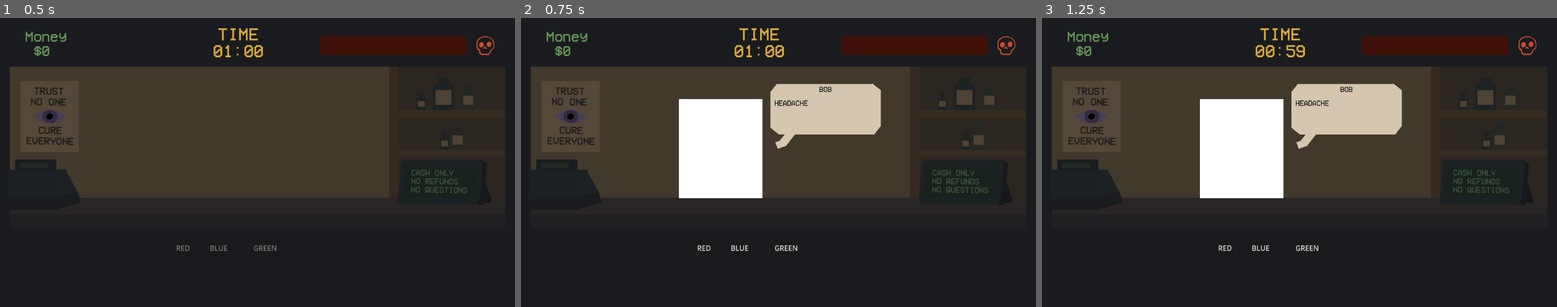
Above: before the commit, frames 1-3 (left to right).
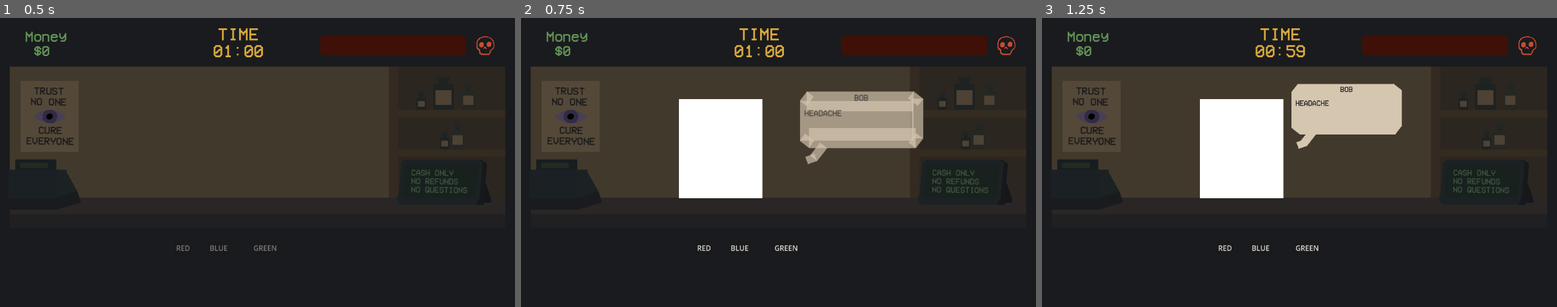
Above: after the commit, the same moments.

Repository: etper/running-a-shop
Game: Godot game, scene res://main.tscn
Same seed, same stepped clock (60 frames per second), same inputs: the game is played once before the commit and once after it.
Inputs:
- Up to frame 1 (0.5 s): no input
- Up to frame 2 (0.75 s): tap Enter at 0.5 s
- Up to frame 3 (1.25 s): no input

Frame 1 is identical in both runs. In frame 2, 5.4% of the frame differs, in the area x 48-79%, y 22-51%; in frame 3, nothing differs.

Commit message:
appear animation

Diff:
--- a/main.gd
+++ b/main.gd
@@ -2,7 +2,7 @@
 
 var can_input = true
 
-@onready var symptom_label = $CustomerPanel/SymptomLabel
+@onready var symptom_label = $Art/SpeechBubble/CustomerPanel/SymptomLabel
 @onready var money_label = $MoneyLabel
 @onready var suspicion_bar = $SuspicionBar
 @onready var timer_label = $TimerLabel
@@ -13,7 +13,7 @@
 @onready var final_money_label = $GameOverUI/Panel/FinalMoneyLabel
 @onready var timer = $Timer
 
-@onready var customer_name_label = $CustomerPanel/CustomerNameLabel
+@onready var customer_name_label = $Art/SpeechBubble/CustomerPanel/CustomerNameLabel
 
 @onready var flash_rect = $FlashRect
 @onready var feedback_label = $FeedbackLabel
@@ -269,14 +269,43 @@
 	can_input = false
 	set_buttons_enabled(false)
 
-	$CustomerPanel.visible = false
+	$Art/SpeechBubble/CustomerPanel.visible = false
 	$Art/SpeechBubble.visible = false
 	$Art/Customer.visible = false
 
 func show_customer():
-	$CustomerPanel.visible = true
-	$Art/SpeechBubble.visible = true
+	$Art/SpeechBubble/CustomerPanel.visible = true
 	$Art/Customer.visible = true
+
+	var bubble = $Art/SpeechBubble
+
+	bubble.visible = true
+	bubble.scale = Vector2(0.7, 0.7)
+	bubble.modulate.a = 0.0
+
+	var tween = create_tween()
+	tween.set_parallel(true)
+
+	tween.tween_property(
+		bubble,
+		"scale",
+		Vector2(1.08, 1.08),
+		0.12
+	).set_trans(Tween.TRANS_BACK).set_ease(Tween.EASE_OUT)
+
+	tween.tween_property(
+		bubble,
+		"modulate:a",
+		1.0,
+		0.10
+	)
+
+	tween.chain().tween_property(
+		bubble,
+		"scale",
+		Vector2.ONE,
+		0.08
+	)
 
 	can_input = true
 	set_buttons_enabled(true)
--- a/main.tscn
+++ b/main.tscn
@@ -3,6 +3,9 @@
 [ext_resource type="Script" uid="uid://bed5gc53ljpou" path="res://main.gd" id="1_ig7tw"]
 [ext_resource type="Texture2D" uid="uid://cdicyyoytgkcl" path="res://uiMockup.png" id="2_0xm2m"]
 [ext_resource type="FontFile" uid="uid://dia843aiqe37u" path="res://VCR_OSD_MONO_1.001.ttf" id="3_h2yge"]
+
+[sub_resource type="StyleBoxFlat" id="StyleBoxFlat_lquwl"]
+bg_color = Color(0.60038817, 0.60038817, 0.60038817, 0)
 
 [sub_resource type="StyleBoxFlat" id="StyleBoxFlat_1bvp3"]
 bg_color = Color(0.24526796, 0.064710386, 0.028254725, 1)
@@ -18,9 +21,6 @@
 corner_radius_top_right = 8
 corner_radius_bottom_right = 8
 corner_radius_bottom_left = 8
-
-[sub_resource type="StyleBoxFlat" id="StyleBoxFlat_lquwl"]
-bg_color = Color(0.60038817, 0.60038817, 0.60038817, 0)
 
 [node name="Main" type="Node2D" unique_id=933541298]
 script = ExtResource("1_ig7tw")
@@ -392,6 +392,33 @@
 rotation = 2.2340214
 scale = Vector2(0.6273334, 0.62982166)
 color = Color(0.8352941, 0.7764706, 0.6901961, 1)
+
+[node name="CustomerPanel" type="Panel" parent="Art/SpeechBubble" unique_id=1546804177]
+offset_left = 558.0
+offset_top = 165.0
+offset_right = 805.0
+offset_bottom = 243.0
+theme_override_styles/panel = SubResource("StyleBoxFlat_lquwl")
+
+[node name="CustomerNameLabel" type="Label" parent="Art/SpeechBubble/CustomerPanel" unique_id=1103866607]
+layout_mode = 0
+offset_top = -13.0
+offset_right = 247.0
+offset_bottom = 17.0
+theme_override_colors/font_color = Color(0.08627451, 0.09411765, 0.105882354, 1)
+theme_override_fonts/font = ExtResource("3_h2yge")
+text = "GARY"
+horizontal_alignment = 1
+
+[node name="SymptomLabel" type="Label" parent="Art/SpeechBubble/CustomerPanel" unique_id=60021716]
+layout_mode = 0
+offset_left = 9.0
+offset_top = 18.0
+offset_right = 247.0
+offset_bottom = 78.0
+theme_override_colors/font_color = Color(0.09411765, 0.101960786, 0.09803922, 1)
+theme_override_fonts/font = ExtResource("3_h2yge")
+text = "HEADACHE"
 
 [node name="NoRefunds" type="Node2D" parent="Art" unique_id=1916521135]
 
@@ -1789,33 +1816,6 @@
 offset_bottom = 512.0
 text = "RESTART"
 
-[node name="CustomerPanel" type="Panel" parent="." unique_id=1546804177]
-offset_left = 558.0
-offset_top = 165.0
-offset_right = 805.0
-offset_bottom = 243.0
-theme_override_styles/panel = SubResource("StyleBoxFlat_lquwl")
-
-[node name="CustomerNameLabel" type="Label" parent="CustomerPanel" unique_id=1103866607]
-layout_mode = 0
-offset_top = -13.0
-offset_right = 247.0
-offset_bottom = 17.0
-theme_override_colors/font_color = Color(0.08627451, 0.09411765, 0.105882354, 1)
-theme_override_fonts/font = ExtResource("3_h2yge")
-text = "GARY"
-horizontal_alignment = 1
-
-[node name="SymptomLabel" type="Label" parent="CustomerPanel" unique_id=60021716]
-layout_mode = 0
-offset_left = 9.0
-offset_top = 18.0
-offset_right = 247.0
-offset_bottom = 78.0
-theme_override_colors/font_color = Color(0.09411765, 0.101960786, 0.09803922, 1)
-theme_override_fonts/font = ExtResource("3_h2yge")
-text = "HEADACHE"
-
 [node name="FlashRect" type="ColorRect" parent="." unique_id=1038790194]
 visible = false
 offset_right = 1154.0
